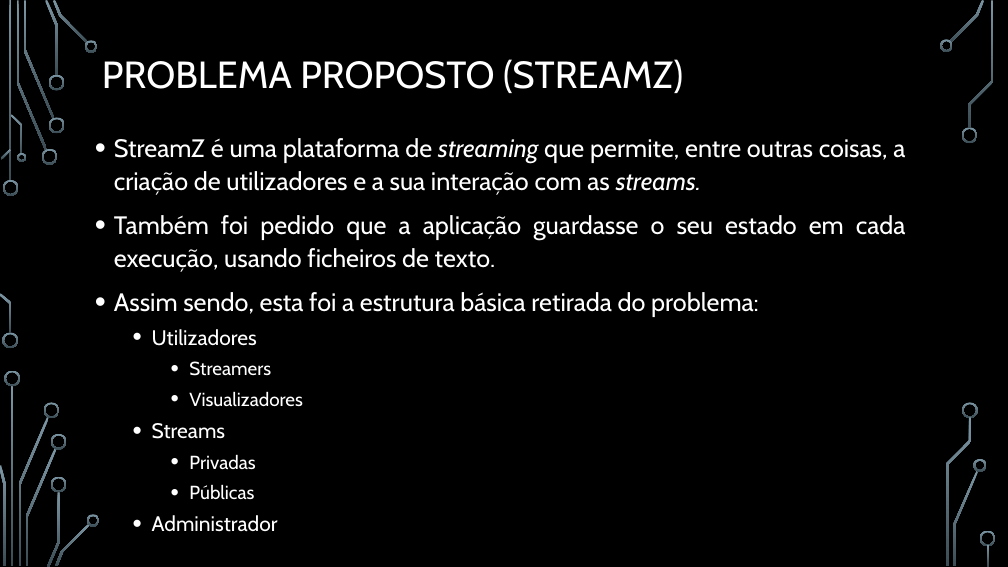
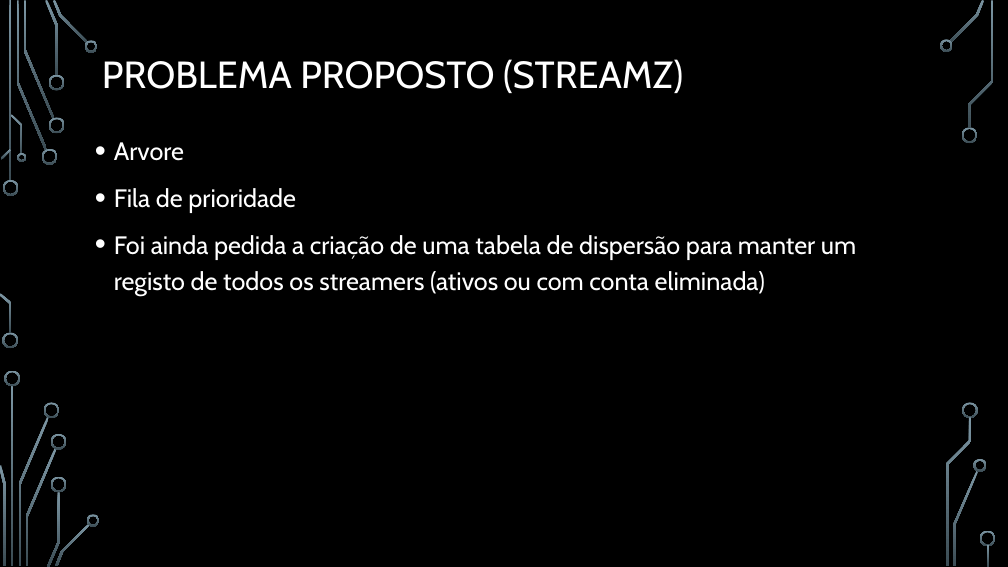
Before and after one commit to BrunoRosendo/StreamZ-AEDA-proj-, a slide deck: slide 2 of Parte 2.pptx. Drawn at 1008x567 pixels with LibreOffice and Linux fonts; fonts in the diff are those of the drawing; background and template pictures are left out. Boxes give left, top, right and bottom in pixels: in the first picture for what was removed or moved away, otherwise in the second. Text is boxed around its words. In the diff, an @@ line names an element or a change of style, - is before the commit and + after.

```diff
--- a/Parte 2.pptx
+++ b/Parte 2.pptx
@@ text at <box>114,142,856,296</box>: text changed @@
-• StreamZ é uma plataforma de streaming que permite, entre outras coisas, a criação de utilizadores e a sua interação com as streams.
-• Também foi pedido que a aplicação guardasse o seu estado em cada execução, usando ficheiros de texto.
-• Assim sendo, esta foi a estrutura básica retirada do problema:
-  • Utilizadores
-    • Streamers
-    • Visualizadores
-  • Streams
-    • Privadas
-    • Públicas
-  • Administrador
+• Arvore
+• Fila de prioridade
+• Foi ainda pedida a criação de uma tabela de dispersão para manter um registo de todos os streamers (ativos ou com conta eliminada)
```
Also in this commit, not shown: 1 other slide changed.
